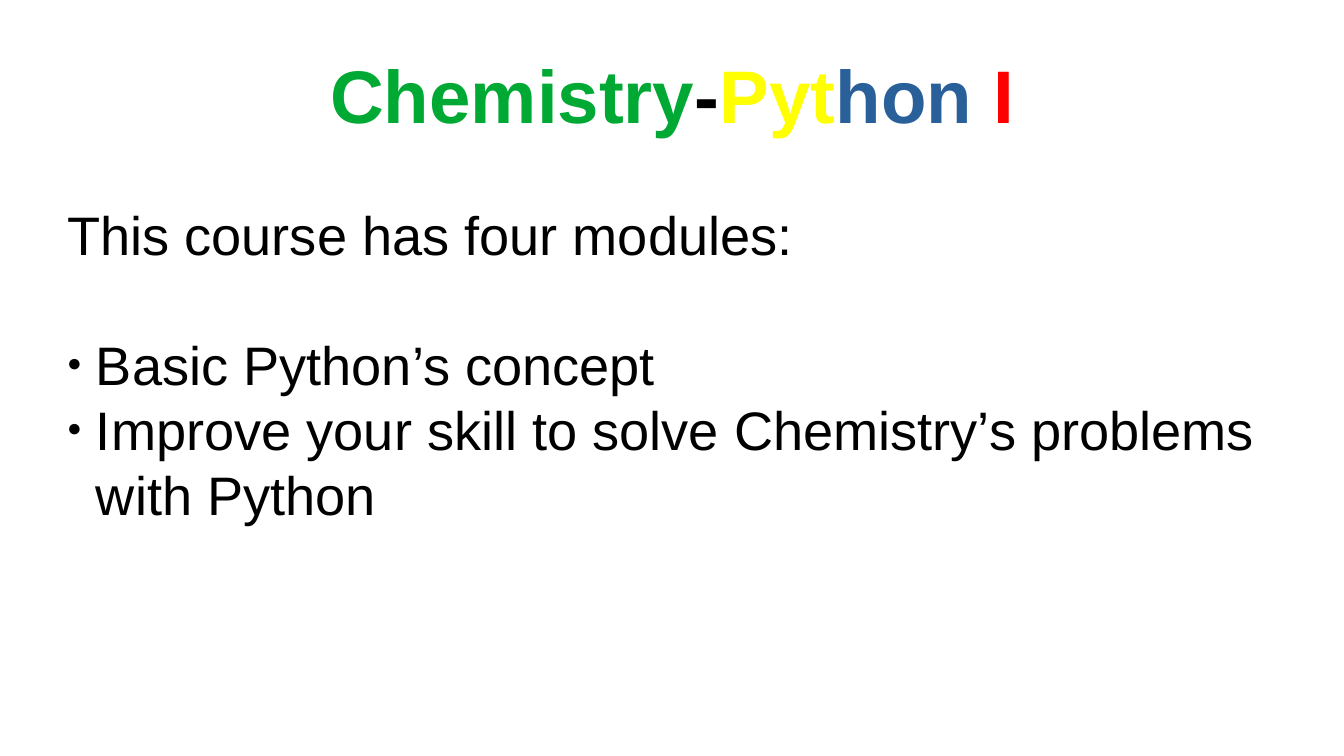
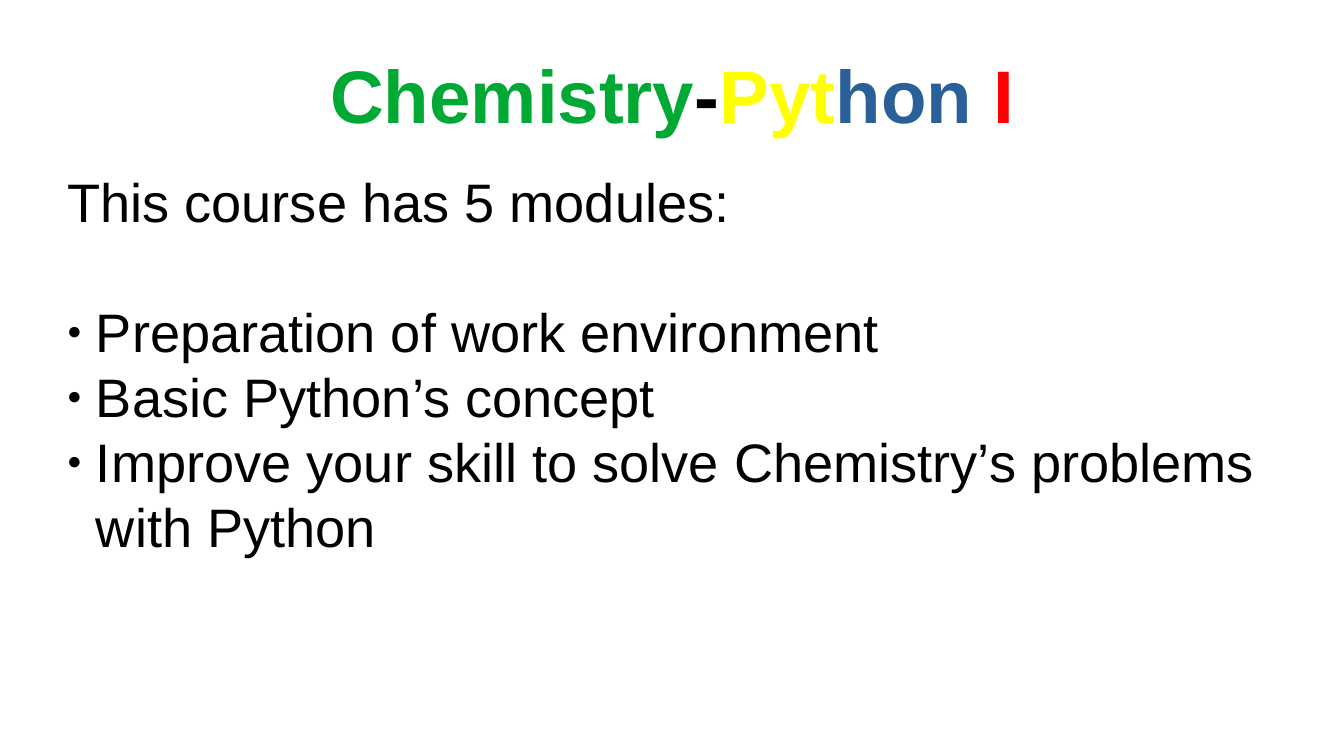
Before and after one commit to AndyDanian/chempyI, a slide deck: slide 1 of presentations/course_introduce.odp. Drawn at 1344x756 pixels with LibreOffice and Linux fonts; fonts in the diff are those of the drawing. Boxes give left, top, right and bottom in pixels: in the first picture for what was removed or moved away, otherwise in the second. Text is boxed around its words. In the diff, an @@ line names an element or a change of style, - is before the commit and + after.

Commit message:
frames for clase 2 of module 1

```diff
--- a/presentations/course_introduce.odp
+++ b/presentations/course_introduce.odp
@@ subtitle at (x1=67, y1=182, x2=879, y2=362): text changed @@
-This course has four modules:
+This course has 5 modules:
+● Preparation of work environment
```
Also in this commit, not shown: 1 other slide changed, 1 slide added, 3 other files.
